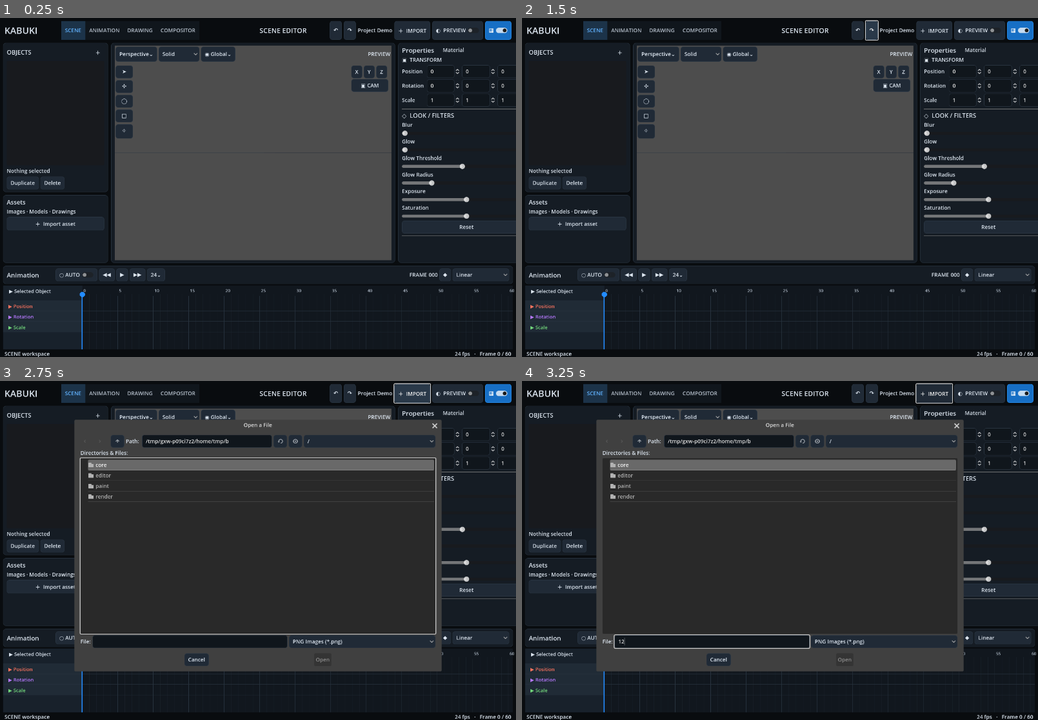
Above: before the commit, frames 1-4 (two rows, left to right).
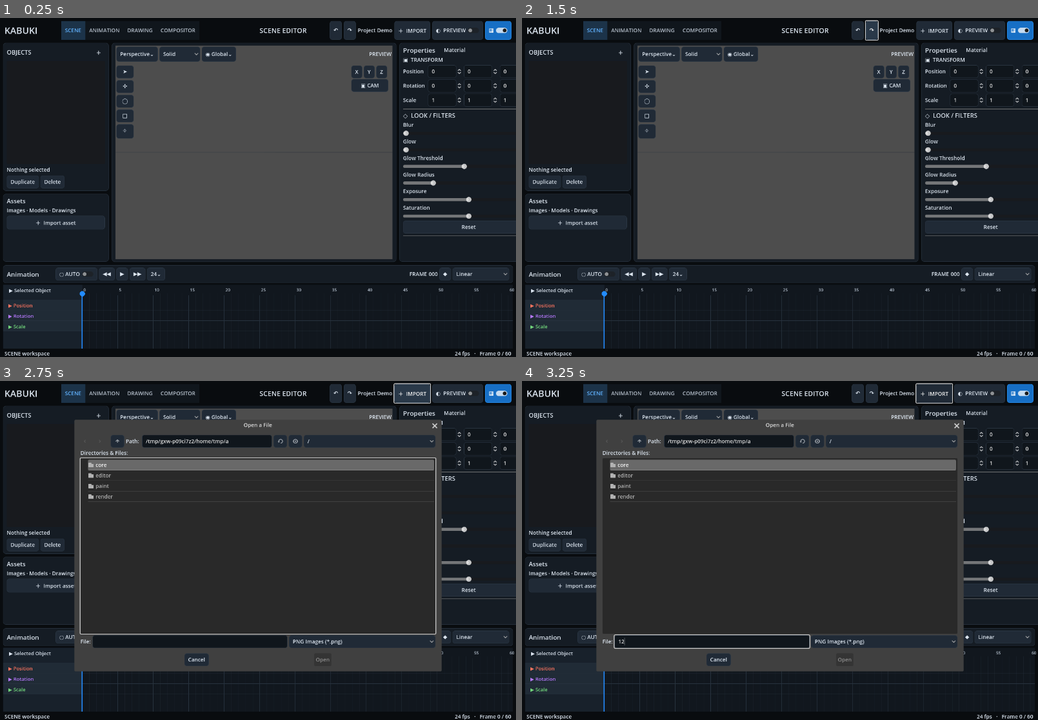
Above: after the commit, the same moments.

Repository: Onnevan/Kabuki
Game: Godot game, scene res://editor/main.tscn
Two runs of this game, one before a commit and one after it. Both use one fixed random seed, a clock stepped at 60 frames per second and the inputs below.
Inputs (mouse positions are in pixels of both pictures, inside the frame that each line leads up to):
- Up to frame 1 (0.25 s): no input
- Up to frame 2 (1.5 s): click "↶" at 0.5 s; click "↷" at 1.25 s
- Up to frame 3 (2.75 s): click "＋ IMPORT" at 2 s
- Up to frame 4 (3.25 s): click (712, 642) at 2.77 s; type "12" at 2.85 s

The runs differ from the first frame. In frame 1, 3.5% of the frame differs, in the area x 0-100%, y 7-100%; in frame 2, 3.5%; in frame 3, 1.7%; in frame 4, 1.7%.
Error before the commit: Invalid access to property or key 'pressed' on a base object of type 'null instance'. (res://editor/main.gd:82)

Commit message:
Wire tessellation confirmation dialog

Diff:
--- a/editor/main.gd
+++ b/editor/main.gd
@@ -79,7 +79,7 @@
 	%ViewZ.pressed.connect(func(): _align_view_axis(Vector3.BACK, "Z"))
 	%ViewCamera.pressed.connect(_restore_projection_view)
 	%PlaneDelete.pressed.connect(_on_plane_delete)
-	%TessellationConfirm.pressed.connect(_commit_pending_bitmap)
+	%TessellationDialog.confirmed.connect(_commit_pending_bitmap)
 	%SculptMode.clear()
 	for label in ["Push / Pull", "Move", "Pinch", "Smooth", "Inflate"]:
 		%SculptMode.add_item(label)
